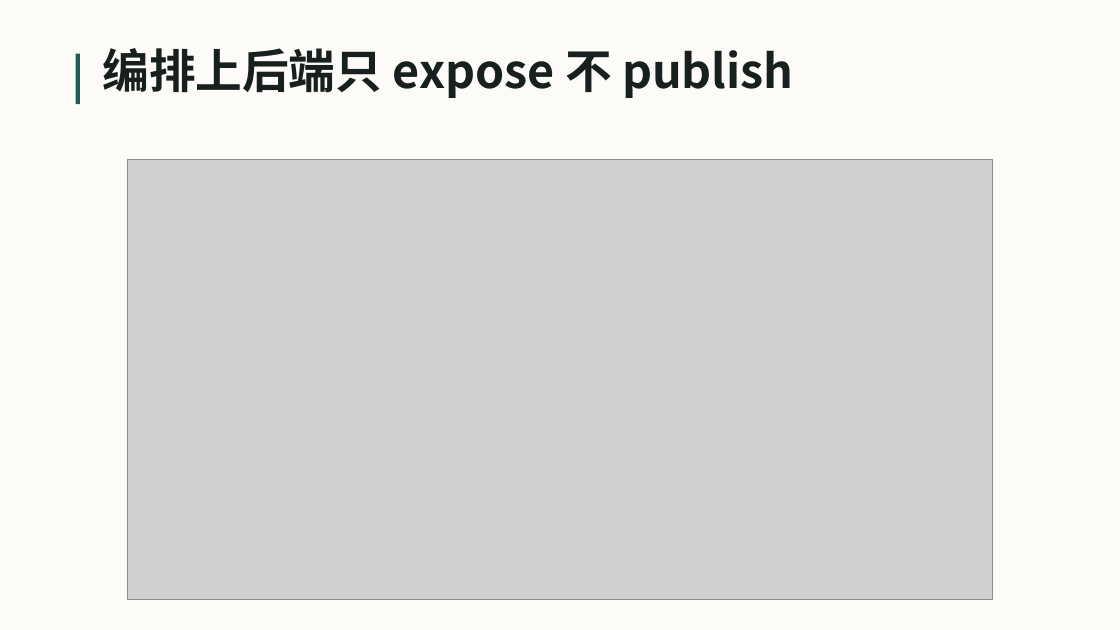
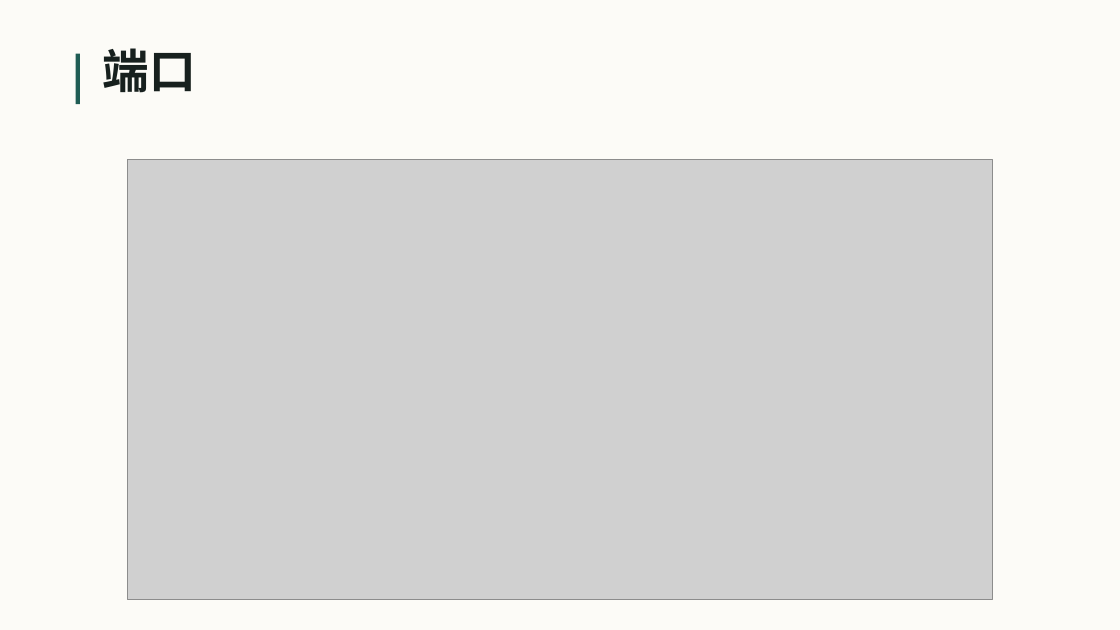
Before and after one commit to VesselPaper/symbiont, a slide deck: slide 11 of share/技术分享-应用代理与负载均衡.pptx. Drawn at 1120x630 pixels with LibreOffice and Linux fonts; fonts in the diff are those of the drawing; grey boxes stand for pictures. Boxes give left, top, right and bottom in pixels: in the first picture for what was removed or moved away, otherwise in the second. Text is boxed around its words. In the diff, an @@ line names an element or a change of style, - is before the commit and + after.

```diff
--- a/share/技术分享-应用代理与负载均衡.pptx
+++ b/share/技术分享-应用代理与负载均衡.pptx
@@ text at bbox=[102, 48, 195, 93]: text changed @@
-编排上后端只 expose 不 publish
+端口
```
Also in this commit, not shown: 2 other slides changed, 1 other file.
